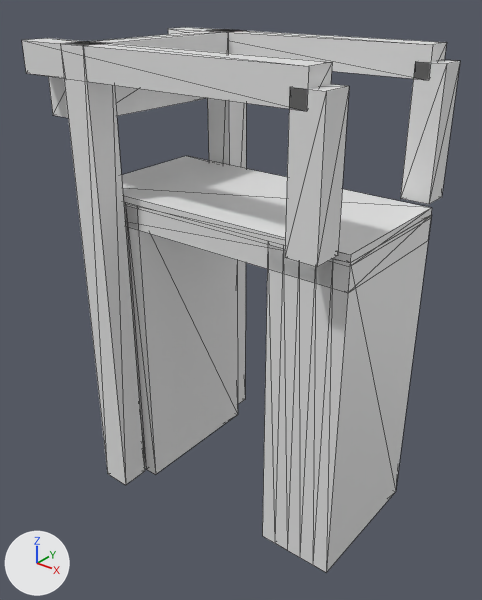
The glTF model models/voorschoten/voorschoten-brug-1a4444c1/voorschoten-brug-1a4444c1.glb, before and after one commit.
Both versions are drawn from a 50 mm camera at (12.02, -15.44, 6.38) aimed at (-0.21, -0.16, -3.1). Lighting does not change. The marker at lower left points along +X, +Y and +Z. The first picture is the older version. Mesh edges are drawn as thin lines.

In view in the first picture: 'building:balans', 'building:balans 2', 'building:contragewicht', 'building:hamei', 'building:hamei 2', 'building:hangstang', 'building:hangstang 2', 'building:portaal', 'road:dek', 'road:landhoofd (aangenomen)', 'road:landhoofd (aangenomen) 2', 'road:rijbaan lokale weg'.
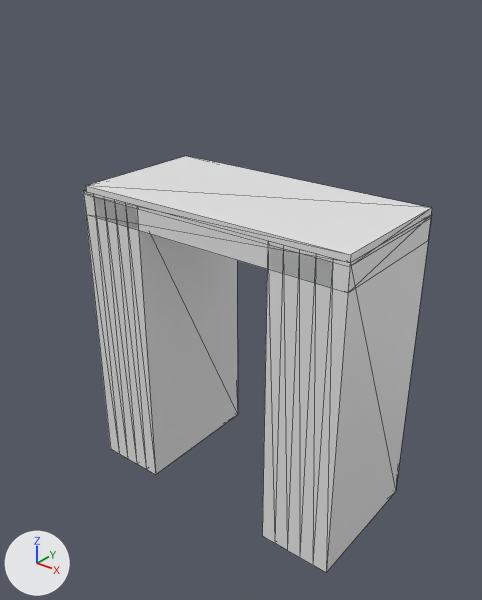
Pixel boxes [x1, y1, x2, y2] of what changed, in the pictures (482 x 600 px):
'building:hamei 2', deleted
    before: [60, 41, 145, 485]
'building:balans 2', deleted
    before: [22, 38, 332, 111]
'building:hangstang 2', deleted
    before: [285, 84, 349, 267]
'building:balans', deleted
    before: [168, 27, 447, 80]
'building:hangstang', deleted
    before: [400, 60, 460, 204]
'building:hamei', deleted
    before: [207, 29, 246, 404]
'building:contragewicht', deleted
    before: [48, 76, 207, 118]
'building:portaal', deleted
    before: [78, 30, 235, 53]

What the commit changed:
Object 'building:hamei' (ob_building_hamei) is deleted.
Object 'building:hamei 2' (ob_building_hamei_2) is deleted.
Object 'building:portaal' (ob_building_portaal) is deleted.
Object 'building:balans' (ob_building_balans) is deleted.
Object 'building:hangstang' (ob_building_hangstang) is deleted.
Object 'building:balans 2' (ob_building_balans_2) is deleted.
Object 'building:hangstang 2' (ob_building_hangstang_2) is deleted.
Object 'building:contragewicht' (ob_building_contragewicht) is deleted.
